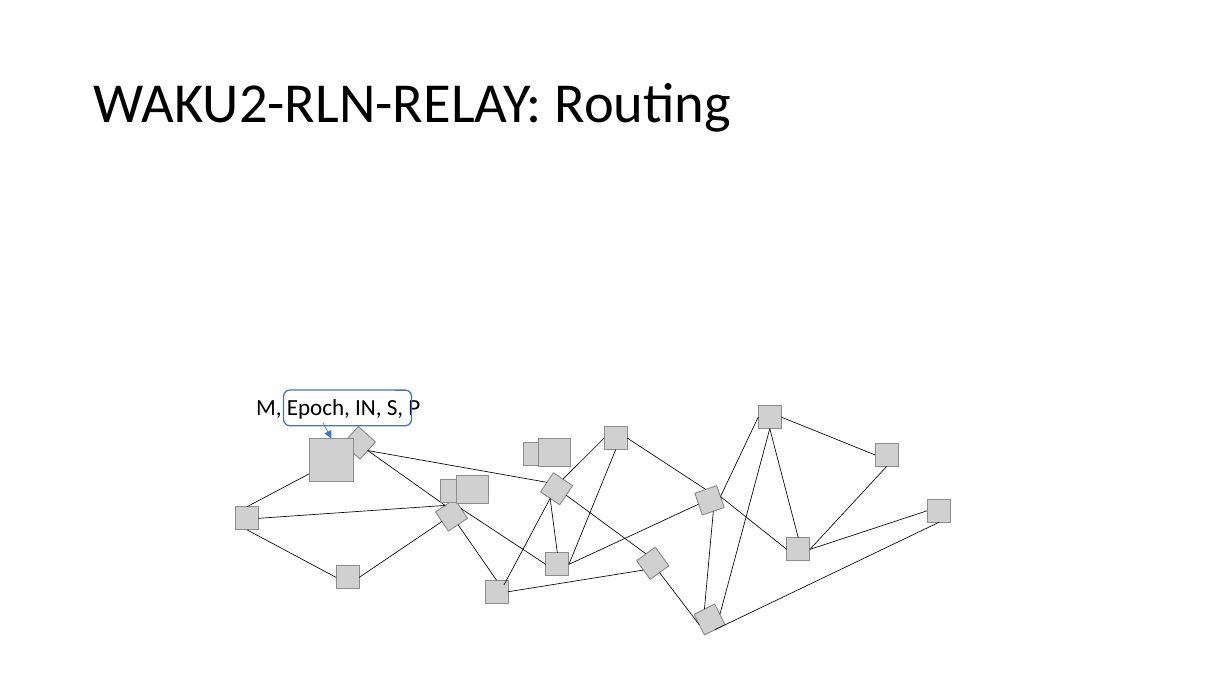
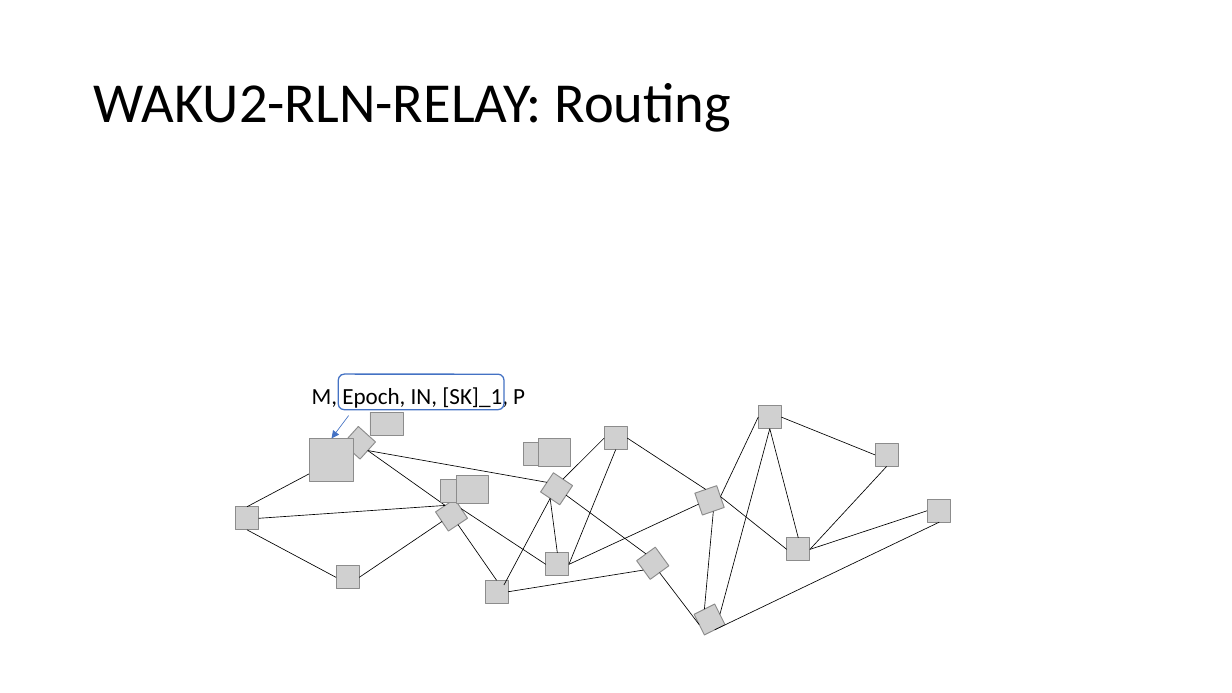
Before and after one commit to vacp2p/research, a slide deck: slide 36 of rln-research/presentations/11-2021-Tokenmics-Waku-rln-relay.pptx (slide 34 before the commit). Drawn at 1232x693 pixels with LibreOffice and Linux fonts; fonts in the diff are those of the drawing; grey boxes stand for pictures. Boxes give left, top, right and bottom in pixels: in the first picture for what was removed or moved away, otherwise in the second. Text is boxed around its words. In the diff, an @@ line names an element or a change of style, - is before the commit and + after.

```diff
--- a/rln-research/presentations/11-2021-Tokenmics-Waku-rln-relay.pptx
+++ b/rln-research/presentations/11-2021-Tokenmics-Waku-rln-relay.pptx
@@ text at box(312, 384, 525, 410): text changed @@
-M, Epoch, IN, S, P
+M, Epoch, IN, [SK]_1, P
@@ rounded rectangle: place and size @@
-rounded rectangle at box(284, 390, 411, 425)
+rounded rectangle at box(338, 374, 504, 409)
@@ arrow moved from (323, 423) - (332, 439) to (348, 416) - (332, 439) @@
@@ picture added at box(370, 412, 403, 435) @@
```
Also in this commit, not shown: 9 other slides changed, 3 slides added.
